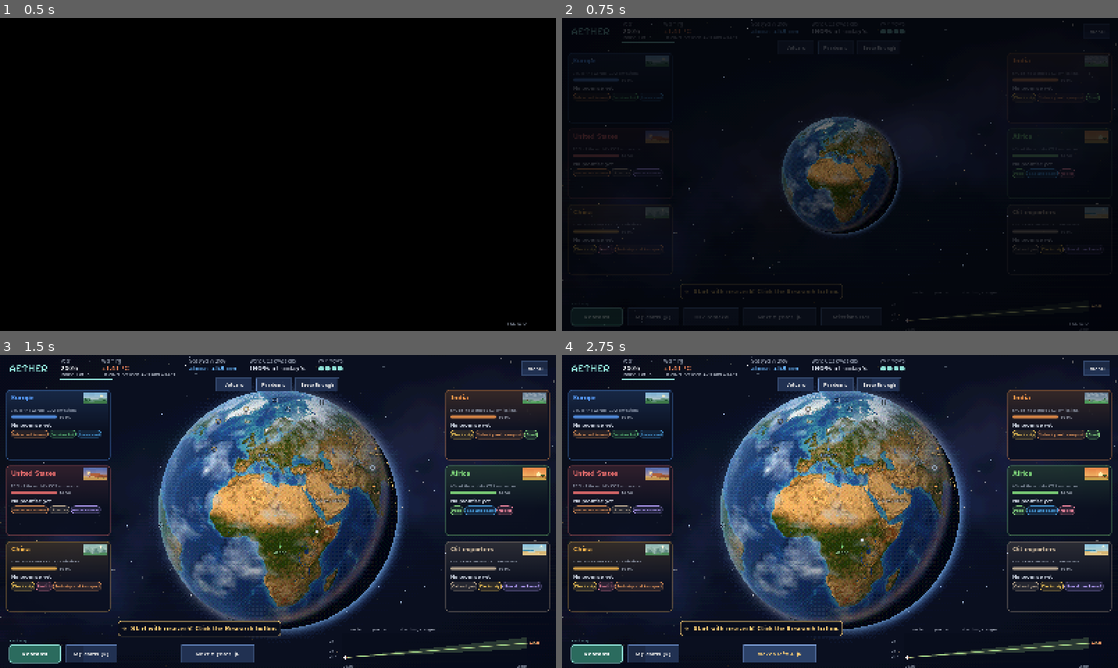
Above: before the commit, frames 1-4 (two rows, left to right).
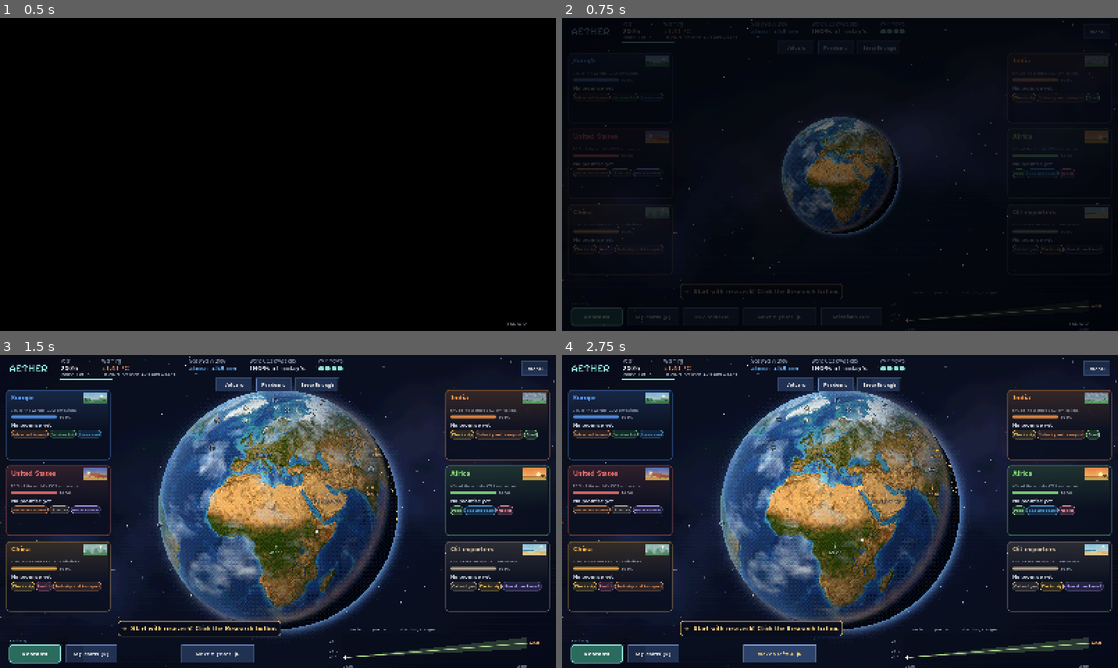
Above: after the commit, the same moments.

Repository: roadside/aether
Game: Godot game, scene res://scenes/main.tscn
The game is run twice, just before and just after one commit, with the same random seed, the same clock (stepped at 60 frames per second) and the same inputs. Sound files missing from this copy of the repository are replaced by a short silence.
Inputs (mouse positions are in pixels of both pictures, inside the frame that each line leads up to):
- Up to frame 1 (0.5 s): no input
- Up to frame 2 (0.75 s): tap Enter at 0.5 s; drag from (840, 174) to (895, 105) at 0.52 s
- Up to frame 3 (1.5 s): click "X" at 1.25 s
- Up to frame 4 (2.75 s): click "Next 5 years ▶" at 2 s

Frame 1 is identical in both runs. In frame 2, 0.4% of the frame differs, in the area x 40-61%, y 32-66%; in frame 3, 9.5%; in frame 4, 12%, in the area x 28-72%, y 12-85%.

Commit message:
Élő földgömb (ringás, felhők, repülők) és képeslapok a Földről
Co-Authored-By: Claude Fable 5.2 <noreply@anthropic.com>
Claude-Session: https://claude.ai/code/session_01T6sPwaPiVjASr8DLyjC9bo

Diff:
--- a/scripts/globe.gd
+++ b/scripts/globe.gd
@@ -21,9 +21,18 @@
 @export var spin_speed := 0.0        # magától nem forog (egérrel forgatható); díszforgáshoz pl. 0.006
 var fixed_sun := false               # a Nap mindig a néző felől süt (játéktábla-nézet)
 @export var real_sun := true         # a Nap valódi helyzete a pontos idő alapján
-@export var cloud_speed := 0.0015
+@export var cloud_speed := 0.0035
 
 var spin := 0.12
+## Élő Föld: lassú ringás (a spin értékét nem írja át, csak a képet), repülők a csoportok között.
+var alive := true
+const SWAY := 0.018                  # fordulat (kb. 6,5 fok) jobbra-balra
+var _sway_k := 1.0                   # forgatás közben elhal, utána lassan visszatér
+
+
+func _spin_now() -> float:
+	return spin + (sin(time * 0.21) * SWAY * _sway_k if alive else 0.0)
+
 var cloud_drift := 0.0
 var time := 0.0
 var flashes: Array = []             # felvillanó gyűrűk: [{"lat", "lon", "color", "t0"}] (egyezségnél)
@@ -190,7 +199,7 @@
 ## A Nap iránya a képernyő terében (ugyanaz a vetítés, mint a jelölőknél).
 func _sun_dir() -> Vector3:
 	var lat := deg_to_rad(sun_lat)
-	var o := deg_to_rad(sun_lon) - spin * TAU
+	var o := deg_to_rad(sun_lon) - _spin_now() * TAU
 	var x := cos(lat) * sin(o)
 	var y2 := -sin(lat)
 	var z2 := cos(lat) * cos(o)
@@ -202,7 +211,8 @@
 	if not dragging:
 		spin += spin_speed * delta
 	cloud_drift += cloud_speed * delta
-	_mat.set_shader_parameter("spin", spin)
+	_sway_k = move_toward(_sway_k, 0.0 if (dragging or effect_running()) else 1.0, delta * (4.0 if dragging else 0.5))
+	_mat.set_shader_parameter("spin", _spin_now())
 	_mat.set_shader_parameter("tilt", tilt)
 	_mat.set_shader_parameter("zoom", zoom)
 	if fixed_sun:
@@ -340,7 +350,7 @@
 ## Földrajzi pont -> képernyőpont. Visszaad: Vector3(x, y, látható? 1 : 0)
 func project(lat_deg: float, lon_deg: float) -> Vector3:
 	var lat := deg_to_rad(lat_deg)
-	var o := deg_to_rad(lon_deg) - spin * TAU
+	var o := deg_to_rad(lon_deg) - _spin_now() * TAU
 	var x := cos(lat) * sin(o)
 	var y2 := -sin(lat)
 	var z2 := cos(lat) * cos(o)
@@ -377,6 +387,7 @@
 			var q := c + (Vector2(p.x, p.y) - c) * lift
 			var on := (i + int(time * 6.0)) % 6 < 3
 			draw_rect(Rect2(q.snapped(Vector2(px, px)), Vector2(px, px)), Color(0.39, 0.95, 0.89, 0.95 if on else 0.25))
+	_draw_planes(px)
 	# valós események: kis, pulzáló pixel-jelölők
 	var pulse := 0.6 + 0.4 * sin(time * 3.0)
 	for e in events:
@@ -880,3 +891,42 @@
 		draw_colored_polygon(PackedVector2Array([blade[0], blade[3], blade[4], blade[5]]), Color(0.74 * tone, 0.79 * tone, 0.86 * tone, fade))
 	draw_circle(hub, maxf(h * 0.032, 2.5), Color(0.25, 0.3, 0.36, fade))
 	draw_circle(hub + Vector2(-0.5, -0.5), maxf(h * 0.018, 1.4), Color(1, 1, 1, fade))
+
+
+## Repülők a csoportok között (szemléltetés): apró fehér pont halvány csíkkal, a gömb fölé emelt íven.
+## A csík színe a kibocsátással változik: ma szürkésbarna, nulla kibocsátásnál tiszta, világos.
+func _draw_planes(px: float) -> void:
+	if not alive or effect_running():
+		return
+	var g: Array = stations.filter(func(s: Dictionary) -> bool: return s.has("id"))
+	if g.size() < 2:
+		return
+	var c := size * 0.5
+	var trail := Color(0.72, 0.62, 0.5).lerp(Color(0.8, 0.97, 1.0), clampf(clean, 0.0, 1.0))
+	var n := 0
+	for i in g.size():
+		for j in range(i + 1, g.size()):
+			n += 1
+			var va := _vec(float(g[i]["lat"]), float(g[i]["lon"]))
+			var vb := _vec(float(g[j]["lat"]), float(g[j]["lon"]))
+			var per := 26.0 + 14.0 * _h(n)
+			var u := fposmod(time / per + _h(n + 40.0), 1.0)
+			if n % 2 == 0:
+				u = 1.0 - u
+			var dir := -1.0 if n % 2 == 0 else 1.0
+			for k in 9:                                   # k = 0: a gép, utána a csík
+				var uk := u - dir * k * 0.012
+				if uk < 0.0 or uk > 1.0:
+					continue
+				var v := va.lerp(vb, uk).normalized()
+				var p := project(rad_to_deg(asin(v.y)), rad_to_deg(atan2(v.z, v.x)))
+				if p.z < 0.5:
+					continue
+				var q := (c + (Vector2(p.x, p.y) - c) * (1.0 + sin(uk * PI) * 0.07)).snapped(Vector2(px, px))
+				var edge := sin(uk * PI)                   # fel- és leszálláskor halvány
+				if k == 0:
+					draw_rect(Rect2(q - Vector2(px, px), Vector2(px, px) * 3.0), Color(0, 0, 0, 0.35 * edge))
+					draw_rect(Rect2(q, Vector2(px, px) * 1.0), Color(1, 1, 1, edge))
+					draw_rect(Rect2(q + Vector2(px, 0), Vector2(px, px)), Color(1, 1, 1, 0.8 * edge))
+				else:
+					draw_rect(Rect2(q, Vector2(px, px)), Color(trail, 0.6 * edge * (1.0 - k / 9.0)))
--- a/scripts/i18n_3.gd
+++ b/scripts/i18n_3.gd
@@ -443,4 +443,11 @@
 	"Vulkán": "Volcano",
 	"Járvány": "Pandemic",
 	"Áttörés": "Breakthrough",
+	"%s: átléptük a küszöböt.": "%s: the threshold has been crossed.",
+	"%s: megvan a nulla kibocsátás.": "%s: net zero reached.",
+	"%s: új vállalás. Nulla kibocsátás %d-ig.": "%s: new pledge. Net zero by %d.",
+	"%s: még nincs vállalás.": "%s: no pledge yet.",
+	"%s: a kibocsátás már csak a 2025-ös %d%%-a.": "%s: emissions are down to %d%% of the 2025 level.",
+	"%s: a melegedés elérte a veszélysávot.": "%s: warming has reached the danger zone.",
+	"%s: egyelőre a küszöb alatt vagyunk.": "%s: still below the threshold for now.",
 }
--- a/scripts/main.gd
+++ b/scripts/main.gd
@@ -1498,6 +1498,153 @@
 var _sat: Satellite
 var _pop_next := false         # a következő ablak akkor is előugrik, ha ablakból nyílik (új kártya, megállapodás)
 var _bonus_float := false
+# --- képeslapok a Földről --------------------------------------------------------
+## Kör elején egy-két hely „képeslapot küld”: valódi fotó (assets/kepek) és egy mondat arról, mi változott ott
+## a játékban. A mondatok a játék állását írják le (vállalás, kibocsátás, küszöb), nem valós hírek.
+var _pc_queue: Array = []         # [{"lat", "lon", "kep", "szoveg"}]
+var _pc_goal: Dictionary = {}     # csoport -> a legutóbb látott célév (új vállalás felismeréséhez)
+var _pc_band: Dictionary = {}     # billenőpont -> már szóltunk, hogy veszélysávban van
+var _pc_game := -1
+var _pc_run := 0
+const PC_MAX := 2
+
+
+func _plan_postcards() -> void:
+	if _pc_game != world.game_id:
+		_pc_game = world.game_id
+		_pc_goal = {}
+		_pc_band = {}
+		if world.history.size() > World.ROUND_YEARS + 1:      # betöltött játék: a régi vállalások nem újak
+			for g0 in world.groups:
+				_pc_goal[g0["id"]] = int(g0["cel"])
+			for t0 in world.tips:
+				if float(world.st["T"]) >= float(t0["also"]):
+					_pc_band[t0["id"]] = true
+	var first: Array = []
+	var rest: Array = []
+	var t := float(world.st["T"])
+	for n in world.news:
+		if n["fajta"] == "billenes":
+			for tp in world.tips:
+				if tp["id"] == n["id"]:
+					first.append(_pc(tp, L.t("%s: átléptük a küszöböt.") % L.field(tp, "nev")))
+		elif n["fajta"] == "nulla":
+			var gz := world.group(n["csoport"])
+			first.append(_pc(gz, L.t("%s: megvan a nulla kibocsátás.") % L.field(gz, "nev")))
+	for g in world.groups:
+		var goal := int(g["cel"])
+		if goal > 0 and int(_pc_goal.get(g["id"], 0)) == 0:
+			first.append(_pc(g, L.t("%s: új vállalás. Nulla kibocsátás %d-ig.") % [L.field(g, "nev"), goal]))
+		elif goal == 0:
+			rest.append(_pc(g, L.t("%s: még nincs vállalás.") % L.field(g, "nev")))
+		elif int(g.get("nulla", 0)) == 0:
+			var pct := int(round(World.emission(g, world.year() - 1) * 100.0))
+			if pct < 100:
+				rest.append(_pc(g, L.t("%s: a kibocsátás már csak a 2025-ös %d%%-a.") % [L.field(g, "nev"), pct]))
+		_pc_goal[g["id"]] = goal
+	for tp in world.tips:
+		if int(tp["ev"]) > 0:
+			continue
+		if t >= float(tp["also"]):
+			if not _pc_band.has(tp["id"]):
+				_pc_band[tp["id"]] = true
+				first.append(_pc(tp, L.t("%s: a melegedés elérte a veszélysávot.") % L.field(tp, "nev")))
+		else:
+			rest.append(_pc(tp, L.t("%s: egyelőre a küszöb alatt vagyunk.") % L.field(tp, "nev")))
+	rest.shuffle()
+	_pc_queue = (first + rest).slice(0, PC_MAX)
+	if world.over():
+		_pc_queue = []
+
+
+func _pc(place: Dictionary, text: String) -> Dictionary:
+	return {"lat": float(place["lat"]), "lon": float(place["lon"]), "kep": str(place["id"]), "szoveg": text}
+
+
+## Egymás után megmutatja a sorban álló képeslapokat: a Föld odafordul, a lap a hely mellé csúszik, majd elhalványul.
+## Nem állítja meg a játékot, és nem fog el kattintást.
+func _play_postcards() -> void:
+	var queue := _pc_queue
+	_pc_queue = []
+	_pc_run += 1
+	var run := _pc_run
+	var game := world.game_id
+	for pc in queue:
+		if run != _pc_run or world.game_id != game or _busy or _menu.visible:
+			return
+		globe.look_at_event(pc)
+		await get_tree().create_timer(0.8).timeout
+		if run != _pc_run or world.game_id != game:
+			return
+		var card := _postcard(pc)
+		await get_tree().create_timer(0.2 if _test else 6.0).timeout
+		if is_instance_valid(card):
+			var out := card.create_tween()
+			out.tween_property(card, "modulate:a", 0.0, 0.6)
+			out.tween_callback(card.queue_free)
+		await get_tree().create_timer(0.1 if _test else 0.7).timeout
+
+
+func _postcard(pc: Dictionary) -> Control:
+	var p: Vector3 = globe.project(float(pc["lat"]), float(pc["lon"]))
+	var at: Vector2 = globe.position + Vector2(p.x, p.y)
+	globe.flash(float(pc["lat"]), float(pc["lon"]), Color("#f4efe2"))
+	var holder := Control.new()
+	holder.mouse_filter = Control.MOUSE_FILTER_IGNORE
+	holder.z_index = 2
+	add_child(holder)
+	var panel := PanelContainer.new()
+	panel.mouse_filter = Control.MOUSE_FILTER_IGNORE
+	var sb := StyleBoxFlat.new()
+	sb.bg_color = Color("#f4efe2")
+	sb.set_corner_radius_all(4)
+	sb.content_margin_left = 10
+	sb.content_margin_right = 10
+	sb.content_margin_top = 10
+	sb.content_margin_bottom = 12
+	sb.shadow_color = Color(0, 0, 0, 0.55)
+	sb.shadow_size = 14
+	sb.shadow_offset = Vector2(3, 5)
+	panel.add_theme_stylebox_override("panel", sb)
+	var v := UI.vbox(8)
+	v.mouse_filter = Control.MOUSE_FILTER_IGNORE
+	panel.add_child(v)
+	var tex: Texture2D = Globe.photo_of(str(pc["kep"]))
+	if tex != null:
+		var pic := TextureRect.new()
+		pic.texture = tex
+		pic.expand_mode = TextureRect.EXPAND_IGNORE_SIZE
+		pic.stretch_mode = TextureRect.STRETCH_KEEP_ASPECT_COVERED
+		pic.custom_minimum_size = Vector2(320, 200)
+		pic.mouse_filter = Control.MOUSE_FILTER_IGNORE
+		v.add_child(pic)
+	var lab := UI.label(str(pc["szoveg"]), 17, Color("#2a2520"), true)
+	lab.custom_minimum_size = Vector2(320, 0)
+	lab.autowrap_mode = TextServer.AUTOWRAP_WORD_SMART
+	lab.mouse_filter = Control.MOUSE_FILTER_IGNORE
+	v.add_child(lab)
+	holder.add_child(panel)
+	var w := 340.0
+	var h := 270.0 if tex != null else 70.0
+	var left := at.x > 800.0                       # a lap a hely túloldalára kerül, hogy ne takarja
+	var pos := Vector2(clampf(at.x - w - 46.0 if left else at.x + 46.0, 344.0, 1256.0 - w), clampf(at.y - h * 0.5, 112.0, 700.0 - h))
+	var line := Line2D.new()                        # vékony vonal köti a helyhez
+	line.width = 2.0
+	line.default_color = Color("#f4efe2")
+	line.points = PackedVector2Array([at, Vector2(pos.x + (w if left else 0.0), pos.y + h * 0.5)])
+	holder.add_child(line)
+	holder.move_child(line, 0)
+	panel.position = pos + Vector2(0, 26)
+	panel.pivot_offset = Vector2(w, h) * 0.5
+	panel.rotation = -0.035 if left else 0.035
+	holder.modulate.a = 0.0
+	var tw := holder.create_tween().set_trans(Tween.TRANS_BACK).set_ease(Tween.EASE_OUT)
+	tw.set_parallel(true)
+	tw.tween_property(holder, "modulate:a", 1.0, 0.35)
+	tw.tween_property(panel, "position", pos, 0.5)
+	return holder
+
+
 var _flash_ids: Array = []        # akiknél az ablak bezárása után felvillanás jár (egyezség, megerősítés, csúcs)
 
 func _close() -> void:
@@ -1508,6 +1655,8 @@
 	_dim = null
 	_close_x = null
 	_tutor_update()
+	if not _pc_queue.is_empty() and not _busy:
+		_play_postcards()
 	for gid in _flash_ids:
 		var g := world.group(gid)
 		if g.is_empty() or not _group_cards.has(gid):
@@ -2616,6 +2765,7 @@
 		if not _dry:
 			L.set_setting("tanulo_kesz", true)
 	world.advance()
+	_plan_postcards()
 	_offers = {}
 	_clock = 0.0
 	_plan_moments()
@@ -3547,6 +3697,12 @@
 	await get_tree().create_timer(2.2).timeout
 	await _shot("7e_vulkan_fold.png")
 	globe.ash = 0.0
+	var pcard := _postcard(_pc(world.tips[0], L.t("%s: a melegedés elérte a veszélysávot.") % L.field(world.tips[0], "nev")))
+	var pcard2 := _postcard(_pc(world.groups[4], L.t("%s: új vállalás. Nulla kibocsátás %d-ig.") % [L.field(world.groups[4], "nev"), 2060]))
+	await get_tree().create_timer(0.8).timeout
+	await _shot("7h_kepeslap.png")
+	pcard.queue_free()
+	pcard2.queue_free()
 	var fx_spin: float = globe.spin
 	var fx_tilt: float = globe.tilt
 	for fk in ["vulkan", "jarvany", "attores"]:      # a három nagy animáció képe (két pillanat)
Not shown, changed: docs/lektoralni_szovegek.md
